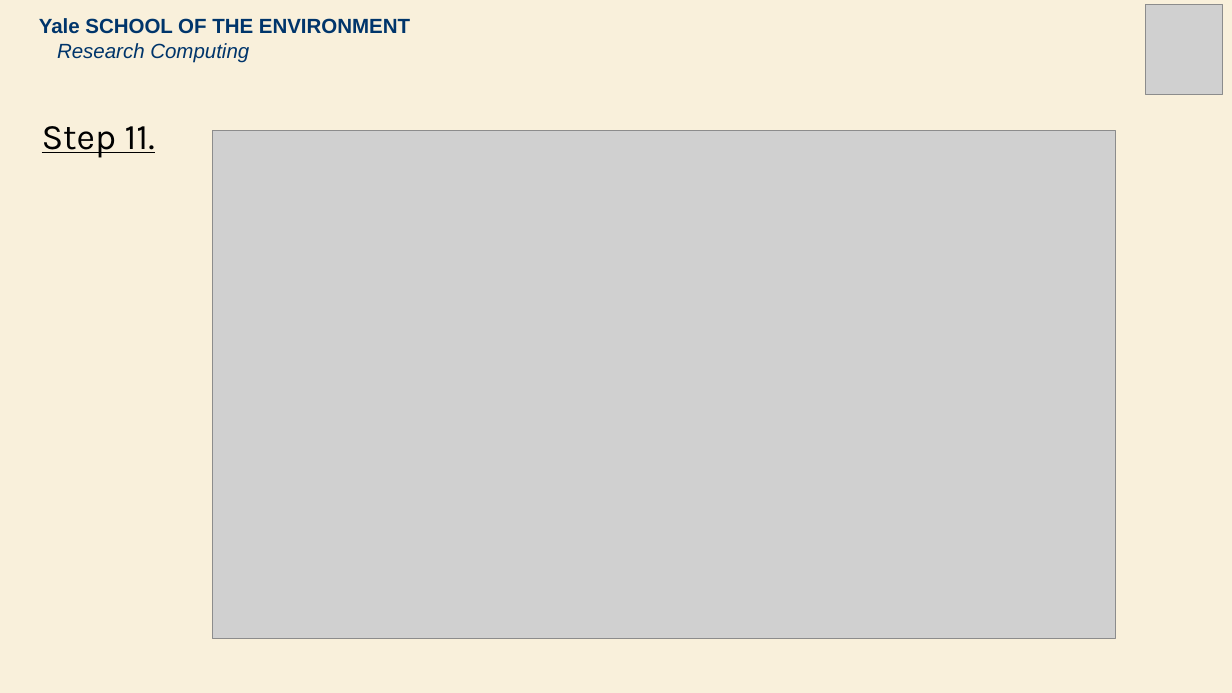
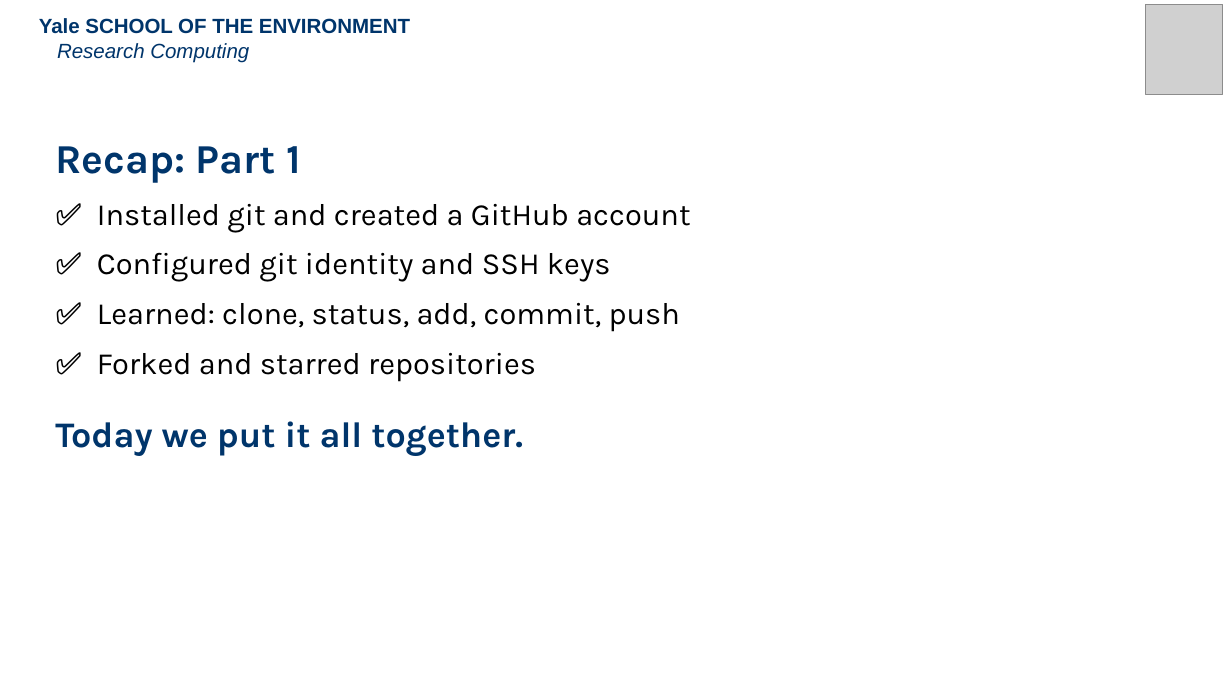
Before and after one commit to mitchellxh/git-workshop-2, a slide deck: slide 3 of 2026-Git-2.1.pptx (slide 13 before the commit). Drawn at 1232x693 pixels with LibreOffice and Linux fonts; fonts in the diff are those of the drawing; grey boxes stand for pictures. Boxes give left, top, right and bottom in pixels: in the first picture for what was removed or moved away, otherwise in the second. Text is boxed around its words. In the diff, an @@ line names an element or a change of style, - is before the commit and + after.

Commit message:
Rebuild slide deck for Part 2: GitHub Pages workshop
13 slides covering: overview, Part 1 recap, GitHub Pages intro,
Activities 1-5 (clone, personalize, push, enable Pages, iterate),
git workflow summary, and next steps/resources.

```diff
--- a/2026-Git-2.1.pptx
+++ b/2026-Git-2.1.pptx
@@ background #F9F0DB to #FFFFFF @@
@@ text removed at bbox=[42, 126, 155, 158] @@
-Step 11.
@@ text added at bbox=[55, 146, 690, 456], 24 pt, text #000000 @@
+Recap: Part 1
+✅ Installed git and created a GitHub account
+✅ Configured git identity and SSH keys
+✅ Learned: clone, status, add, commit, push
+✅ Forked and starred repositories
+Today we put it all together.
@@ picture removed at bbox=[213, 131, 1116, 640] @@
```
Also in this commit, not shown: 10 other slides changed, 2 slides added, 2 slides removed, 1 other file.
